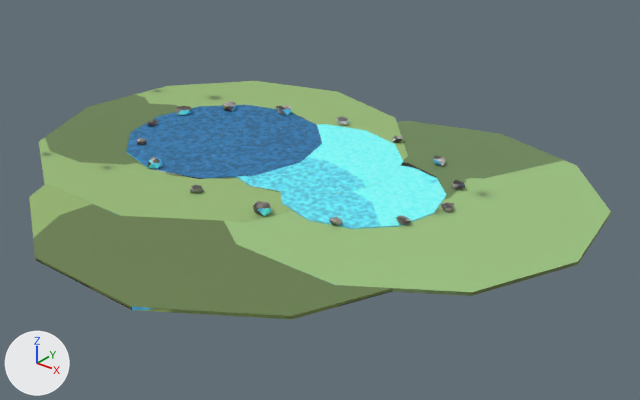
Renders of the FBX model assets/stations/area_pool_0_0.fbx from each side of a commit.
Both versions are drawn from a camera (50 mm lens) standing at (97.6, -116.7, 68.1) and looking at (5.7, -1.8, -3.1). Every picture has the same lights, and +X, +Y and +Z are marked at lower left. The first picture is the older version.

Objects in the first picture: 'area_pool_0_0_body'.
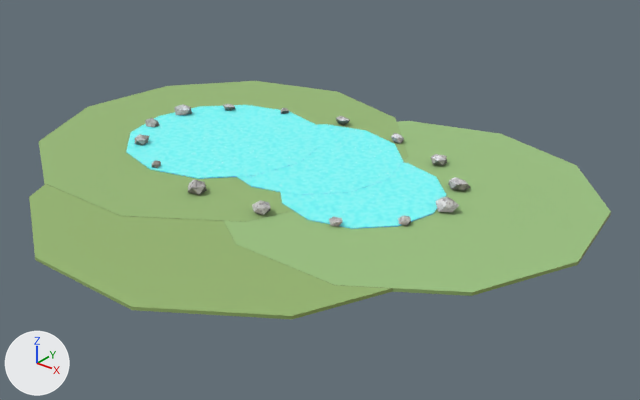
Changed parts and their boxes [x1, y1, x2, y2] in the pictures (640 x 400 px; the box of a moved part takes in the faces that stretch with it):
'area_pool_0_0_body', reshaped, surface changed (lighter)
    both: [29, 81, 611, 319]
part 1 of me_area_pool_0_0_body, moved or reshaped
    before: [137, 101, 465, 226]
    after: [135, 104, 470, 227]
part 2 of me_area_pool_0_0_body, surface changed (lighter)
    both: [33, 87, 580, 319]

Patch to the scene script:
```diff
--- a/assets/stations/area_pool_0_0.fbx.py
+++ b/assets/stations/area_pool_0_0.fbx.py
@@ me_area_pool_0_0_body @@
 # used by ob_area_pool_0_0_body; location = (0.0, 0.0, 0.0)
-me_area_pool_0_0_body.from_pydata(...)  # 318 vertices, 381 faces; spans x -59.6..54.6, y -50.9..40.0, z 0.0..2.8
+me_area_pool_0_0_body.from_pydata(...)  # 318 vertices, 381 faces; spans x -59.6..54.6, y -50.9..40.0, z 0.0..3.2
+# me_area_pool_0_0_body part 1: 169 of 318 vertices moved; they spanned x -40.6..31.0, y -20.1..25.1, z 0.2..2.8 and now span x -41.0..32.2, y -20.6..25.1, z 0.1..3.2; mean shift (0.0, 0.0, 0.1); largest move (31.0, 2.5, 1.5) -> (32.2, 2.5, 2.3)
+# me_area_pool_0_0_body part 2: texture (UV) coordinates of 381 of 381 faces, centred in x -58.1..53.2, y -50.9..37.2, z 0.0..2.3, changed; they spanned u 0.0..1.0, v 0.0..0.99 and now span u 0.0..1.0, v 0.0..0.99
 me_area_pool_0_0_body.materials.append(mat_area_pool_0_0_baked)
```
